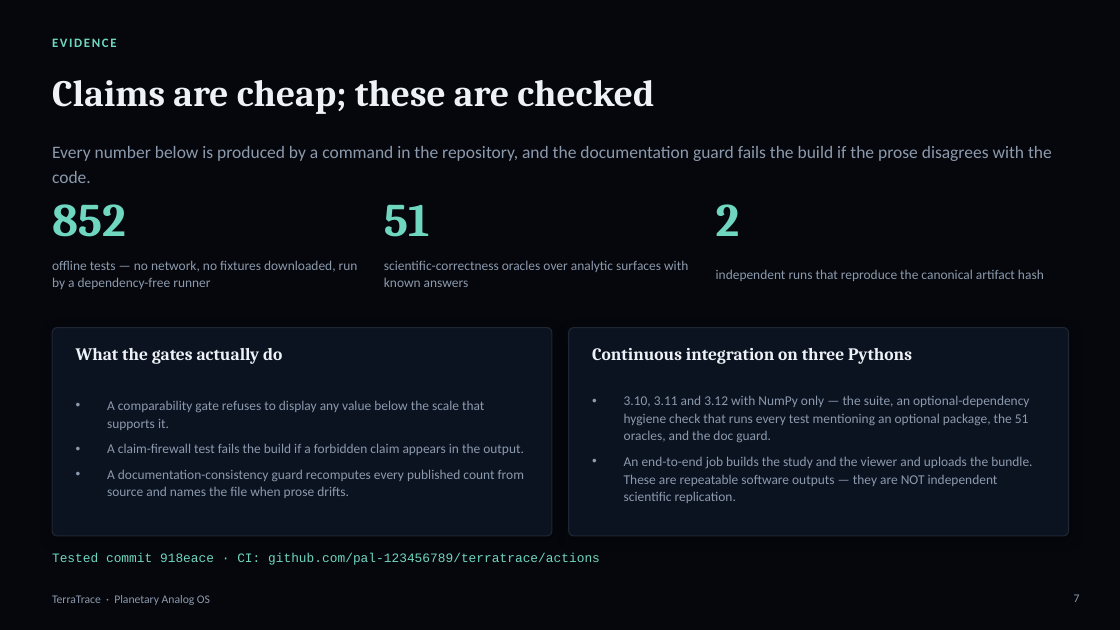
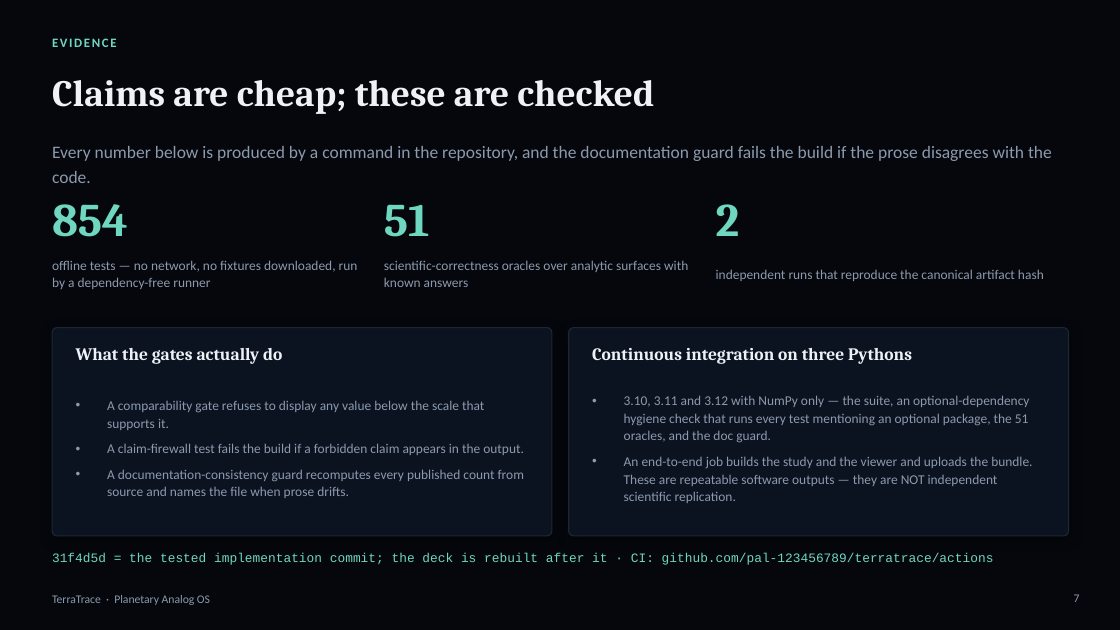
Before and after one commit to pal-123456789/terratrace, a slide deck: slide 7 of TerraTrace-deck.pptx. Drawn at 1120x630 pixels with LibreOffice and Linux fonts; fonts in the diff are those of the drawing. Boxes give left, top, right and bottom in pixels: in the first picture for what was removed or moved away, otherwise in the second. Text is boxed around its words. In the diff, an @@ line names an element or a change of style, - is before the commit and + after.

Commit message:
docs(deck): rebuild against the tested commit
Slide 7 now cites 31f4d5d, the commit that actually carries the 854-test tree, rather
than the commit that merely rebuilt the deck. The two are deliberately separate commits
so the hash on the slide refers to code that exists and was tested.

Also tightened three slides that overflowed their own geometry -- the V and R cards on
the result slide, and the data-provenance slide, where the Mars image caption had been
overlapped by the new independent-toolchain card. All four slides were rendered and
inspected at 110 dpi after the change.

```diff
--- a/TerraTrace-deck.pptx
+++ b/TerraTrace-deck.pptx
@@ text at [52,204,128,237]: text changed @@
-852
+854
@@ text at [52,553,994,565]: text changed @@
-Tested commit 918eace · CI: github.com/pal-123456789/terratrace/actions
+31f4d5d = the tested implementation commit; the deck is rebuilt after it · CI: github.com/pal-123456789/terratrace/actions
```
Also in this commit, not shown: 4 other slides changed, 1 other file.
